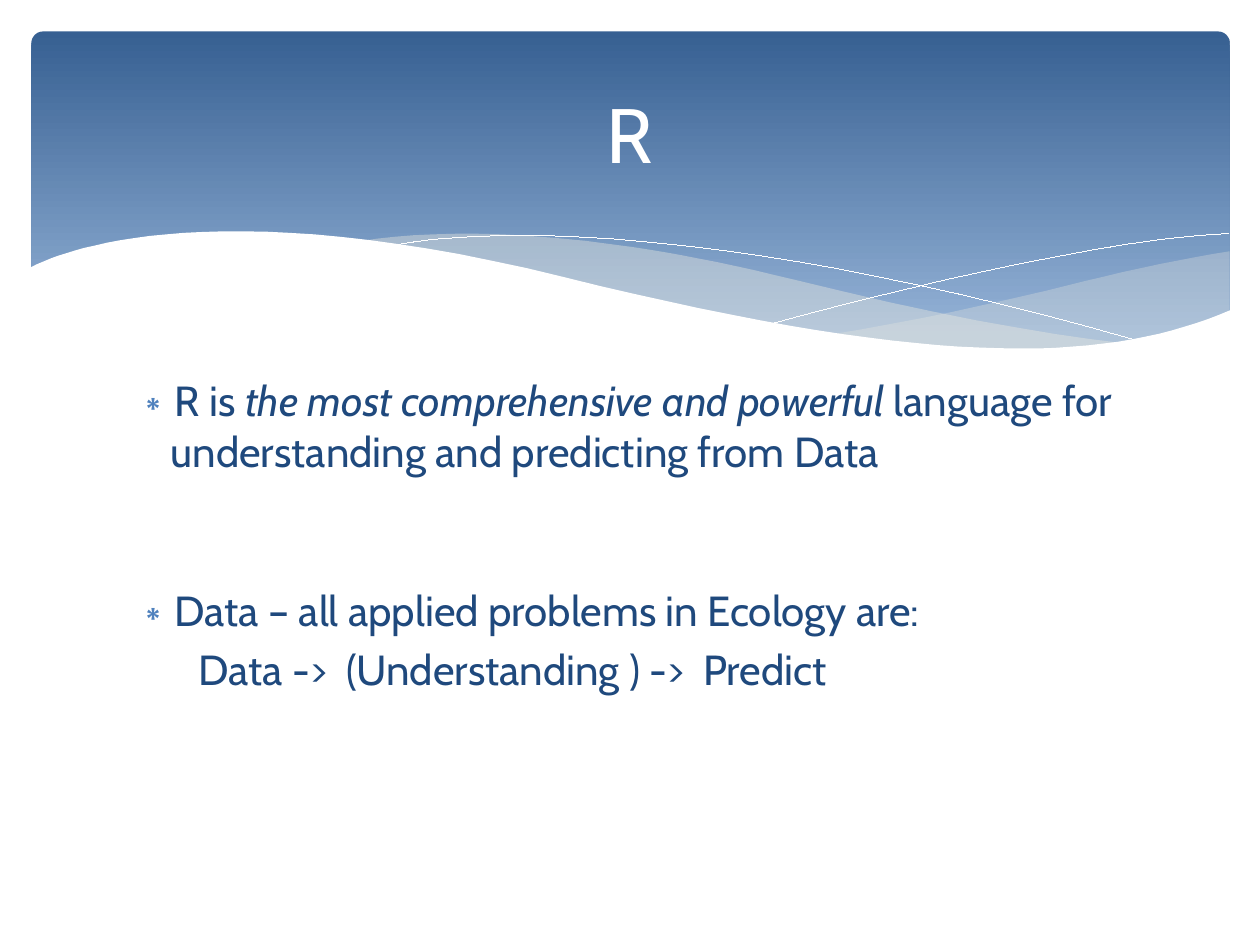
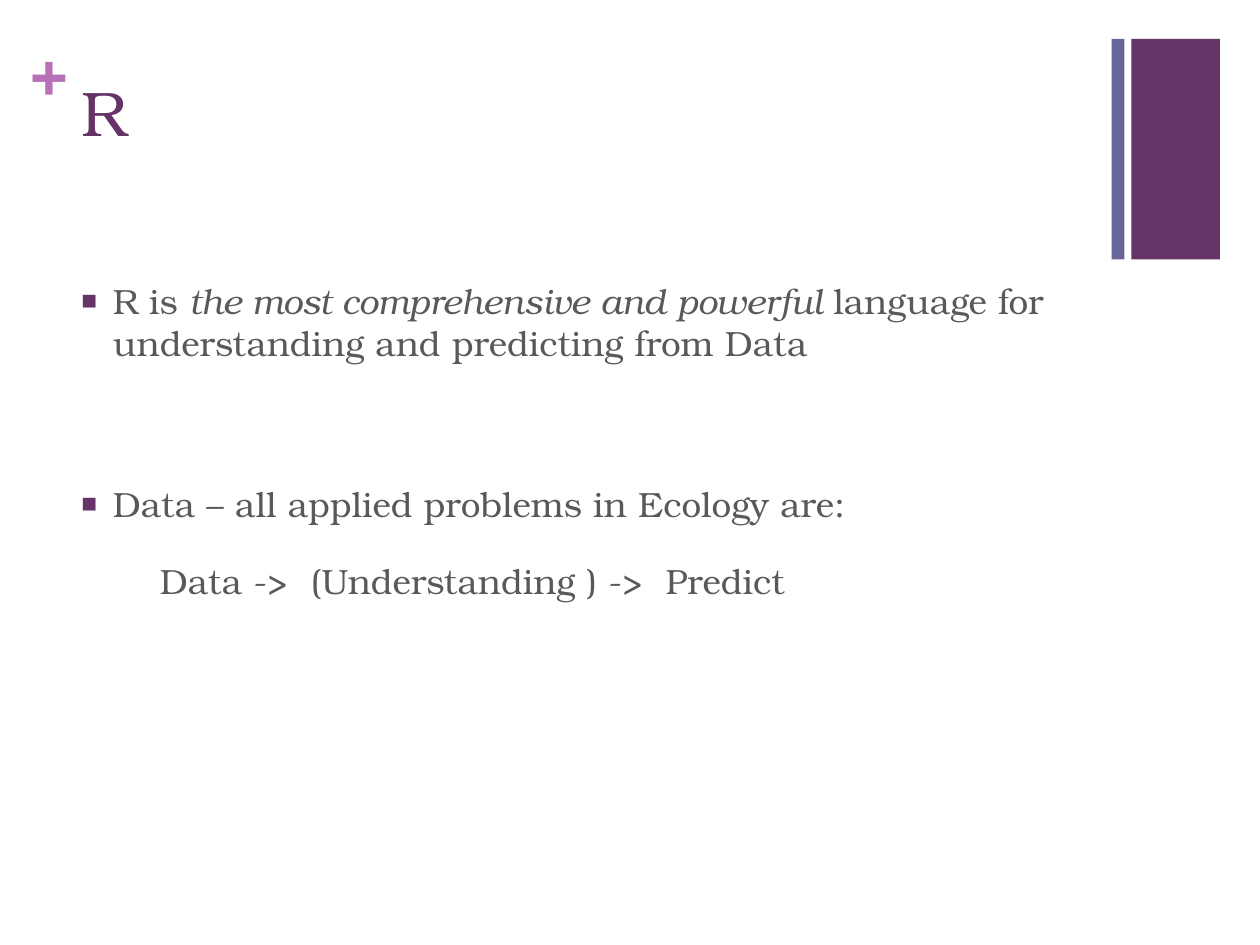
Before and after one commit to PredictiveEcology/SpaDES, a slide deck: slide 3 of development/SpaDES – Spatial Discrete Event Simulation.pptx. Drawn at 1260x945 pixels with LibreOffice and Linux fonts; fonts in the diff are those of the drawing. Boxes give left, top, right and bottom in pixels: in the first picture for what was removed or moved away, otherwise in the second. Text is boxed around its words. In the diff, an @@ line names an element or a change of style, - is before the commit and + after.

```diff
--- a/development/SpaDES – Spatial Discrete Event Simulation.pptx
+++ b/development/SpaDES – Spatial Discrete Event Simulation.pptx
@@ text added at (30, 32, 67, 108), 36 pt, text #B870B8, bold @@
++
@@ rounded rectangle removed at (32, 32, 1230, 372) @@
@@ rectangle added at (1111, 39, 1124, 260), fill #666699 @@
@@ rectangle added at (1131, 39, 1220, 260), fill #663366 @@
@@ title "R": place and size @@
-title "R" at (607, 109, 653, 163)
+title "R" at (81, 93, 126, 136)
@@ title "R" at (81, 93, 126, 136): size 44 to 36 pt, font Cabin to TeX Gyre Bonum, text colour #FFFFFF to #663366; alignment centre to left; vertical alignment middle to top @@
@@ group removed at (29, 232, 1231, 415): 5 freeform shapes @@
@@ text "R is the most comprehensive ...": place and size @@
-text "R is the most comprehensive ..." at (171, 384, 1112, 695)
+text "R is the most comprehensive ..." at (113, 288, 1043, 603)
@@ text "R is the most comprehensive ..." at (113, 288, 1043, 603): size 24 to 20 pt, font Cabin to TeX Gyre Bonum, text colour #1F497D to #595959; bullet ∗ to ■; more space between paragraphs; bullet colour #4F81BD to #663366 @@
```
Also in this commit, not shown: 7 other slides changed, 2 slides added.
